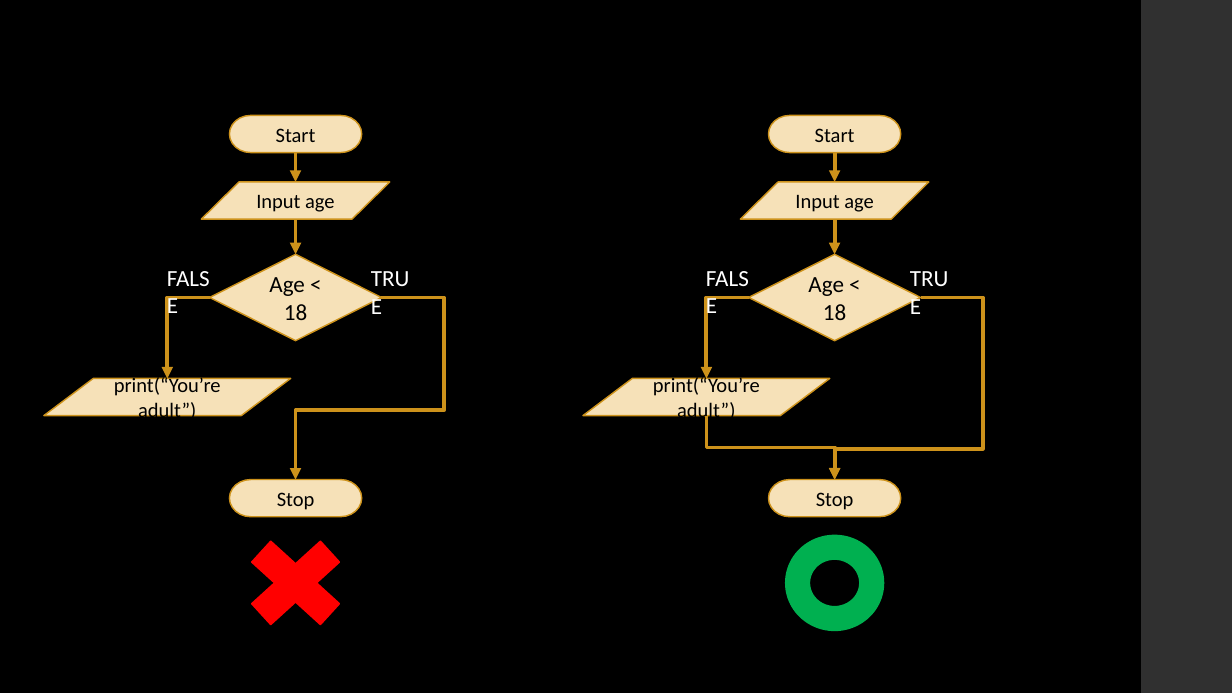
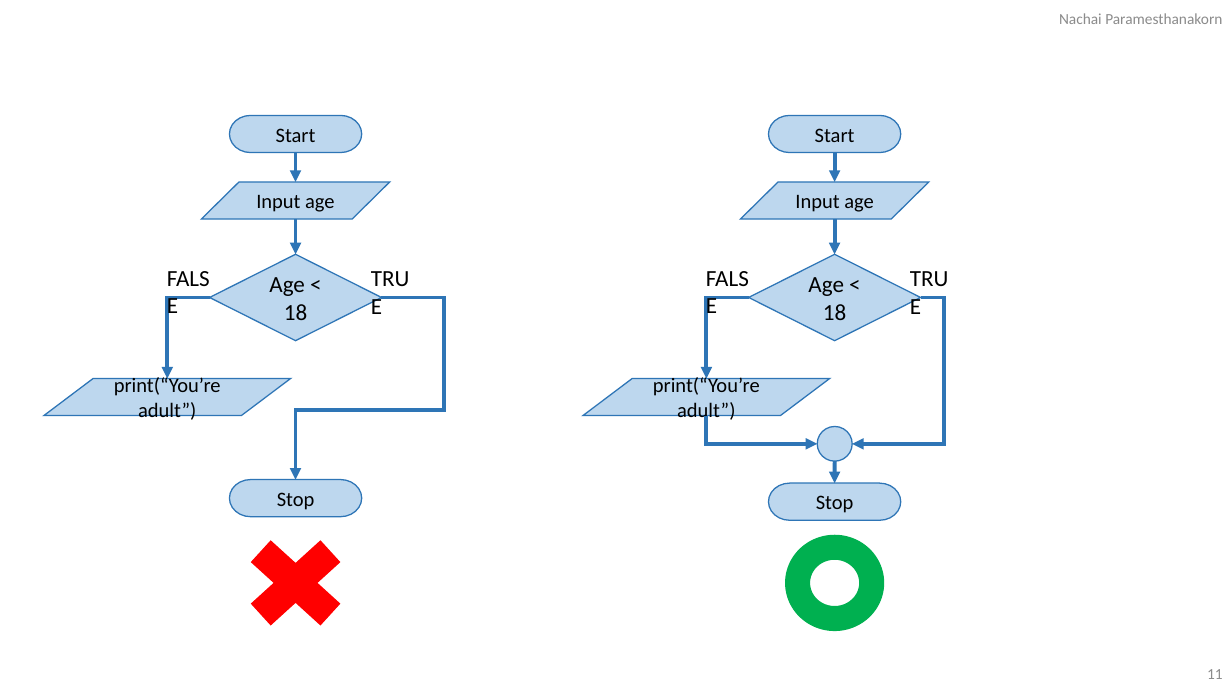
Before and after one commit to NaPryder/Basic-Python-101, a slide deck: slide 11 of Chapter 1/Chapter 1.pptx. Drawn at 1232x693 pixels with LibreOffice and Linux fonts; fonts in the diff are those of the drawing. Boxes give left, top, right and bottom in pixels: in the first picture for what was removed or moved away, otherwise in the second. Text is boxed around its words. In the diff, an @@ line names an element or a change of style, - is before the commit and + after.

```diff
--- a/Chapter 1/Chapter 1.pptx
+++ b/Chapter 1/Chapter 1.pptx
@@ background #000000 to #FFFFFF @@
@@ text added at (x1=1059, y1=13, x2=1222, y2=24), 12 pt, text #8C8C8C @@
+Nachai Paramesthanakorn
@@ rectangle removed at (x1=1141, y1=0, x2=1232, y2=693) @@
@@ arrow (296, 152) - (296, 182): stroke #CD921B 3 pt to #2E75B6 3 pt @@
@@ arrow (835, 152) - (835, 182): stroke #CD921B 3 pt to #2E75B6 3 pt @@
@@ arrow (296, 219) - (296, 254): stroke #CD921B 3 pt to #2E75B6 3 pt @@
@@ arrow (835, 219) - (835, 254): stroke #CD921B 3 pt to #2E75B6 3 pt @@
@@ text colour #FFFFFF to #000000 in 4 elements at (x1=158, y1=259, x2=220, y2=296), (x1=361, y1=259, x2=423, y2=296), (x1=697, y1=259, x2=759, y2=296), (x1=901, y1=259, x2=963, y2=296) @@
@@ elbow arrow (210, 298) - (167, 379): stroke #CD921B 3 pt to #2E75B6 3 pt @@
@@ elbow arrow (382, 298) - (296, 480): stroke #CD921B 3 pt to #2E75B6 3 pt @@
@@ elbow arrow (749, 298) - (707, 379): stroke #CD921B 3 pt to #2E75B6 3 pt @@
@@ elbow arrow moved from (921, 298) - (835, 480) to (921, 298) - (852, 444) @@
@@ elbow arrow (921, 298) - (852, 444): stroke #CD921B 3 pt to #2E75B6 3 pt @@
@@ elbow arrow moved from (707, 416) - (835, 480) to (707, 416) - (817, 444) @@
@@ elbow arrow (707, 416) - (817, 444): stroke #CD921B 3 pt to #2E75B6 3 pt @@
@@ ellipse added at (x1=817, y1=427, x2=852, y2=462), fill #BDD7EE, outline #2E75B6 1 pt @@
@@ arrow added from (835, 461) to (835, 483), #2E75B6 3 pt @@
@@ fill #F6E1B8 to #BDD7EE; outline #CD921B 1.1 pt to #2E75B6 1 pt in 10 elements at (x1=229, y1=116, x2=361, y2=152), (x1=201, y1=182, x2=390, y2=219), (x1=44, y1=379, x2=291, y2=416), (x1=229, y1=480, x2=361, y2=517), (x1=210, y1=254, x2=382, y2=341), (x1=769, y1=116, x2=901, y2=152), (x1=740, y1=182, x2=929, y2=219), (x1=583, y1=379, x2=830, y2=416), (x1=749, y1=254, x2=921, y2=341), (x1=769, y1=483, x2=901, y2=520) @@
@@ cross at (x1=229, y1=523, x2=361, y2=643): outline #FF0000 1.1 pt to #FF0000 1 pt @@
@@ donut at (x1=786, y1=535, x2=884, y2=630): outline #00B050 1.1 pt to #00B050 1 pt @@
@@ page number added at (x1=1207, y1=669, x2=1223, y2=679), 12 pt, text #8C8C8C @@
+11
```
Also in this commit, not shown: 28 other slides changed, 8 other files.
